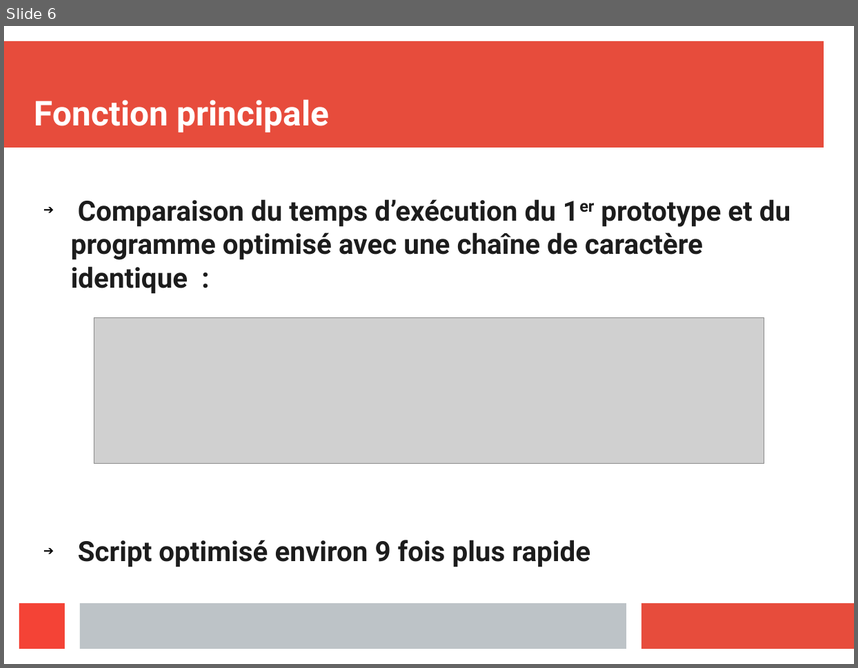
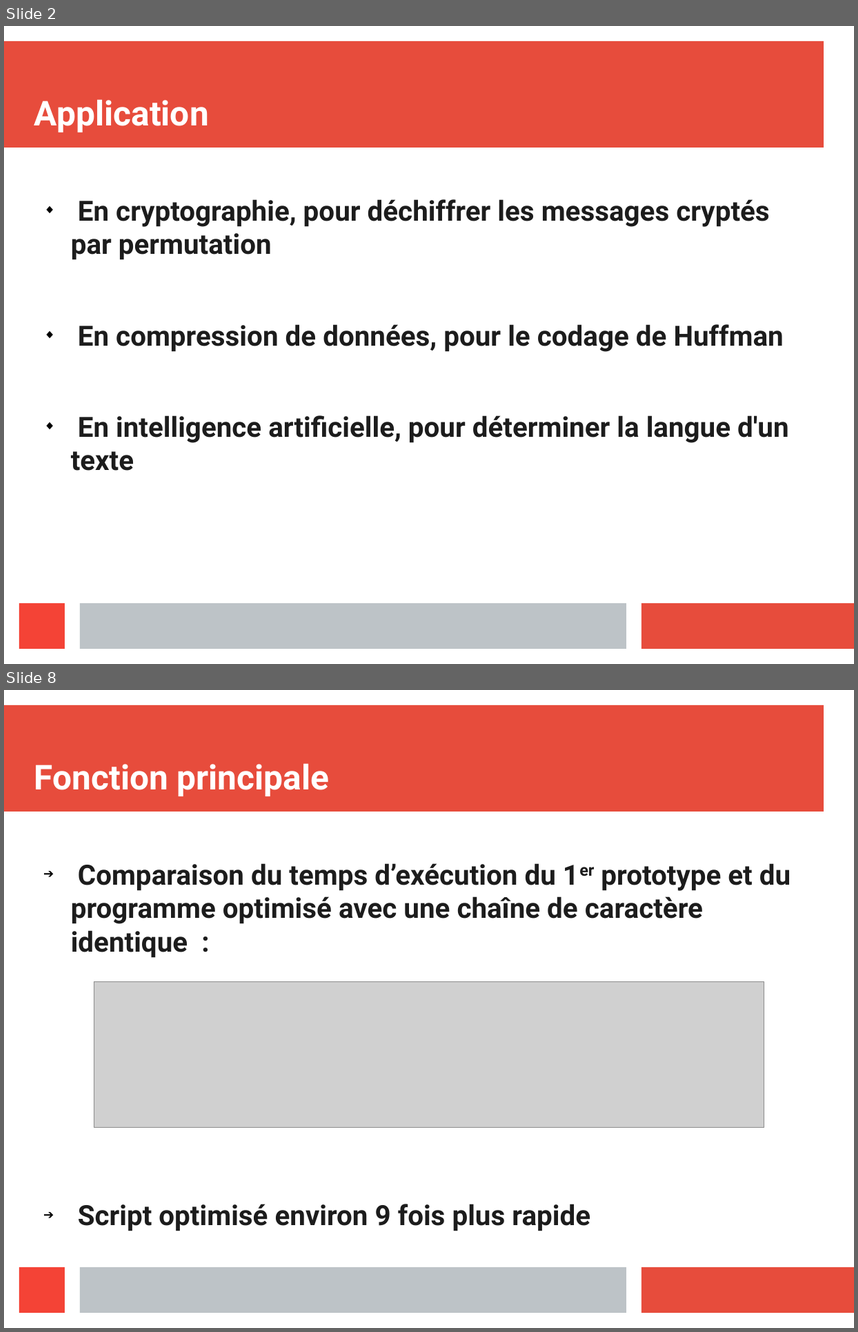
Before and after one commit to 0xbeefed/FreqAnalysis, a slide deck: presentationOral.odp. Shown one above the other, each under a label of ours: slide 6 before the commit, slides 2 and 8 after it; the slides between them are not shown. The pictures are 858x668 and 858x1332 pixels, drawn with LibreOffice and Linux fonts; fonts in the diff are those of the drawing; grey boxes stand for pictures. Boxes give left, top, right and bottom in pixels: in the first picture for what was removed or moved away, otherwise in the second. Text is boxed around its words. In the diff, an @@ line names an element or a change of style, - is before the commit and + after.

```diff
--- a/presentationOral.odp
+++ b/presentationOral.odp
@@ slide 2 added at [4, 26, 854, 664], background #FFFFFF; not listed: 4 template elements that a slide beside it also shows @@
@@ title added at [34, 99, 209, 132], 32 pt, text #FFFFFF, bold @@
+Application
@@ text added at [71, 199, 789, 470], 26 pt, text #1C1C1C, bold @@
+◆ En cryptographie, pour déchiffrer les messages cryptés par permutation
+◆ En compression de données, pour le codage de Huffman
+◆ En intelligence artificielle, pour déterminer la langue d'un texte
@@ what was slide 6 is now slide 8 @@
```
Also in this commit, not shown: 5 slides changed, 3 other slides added, 1 slide removed.
